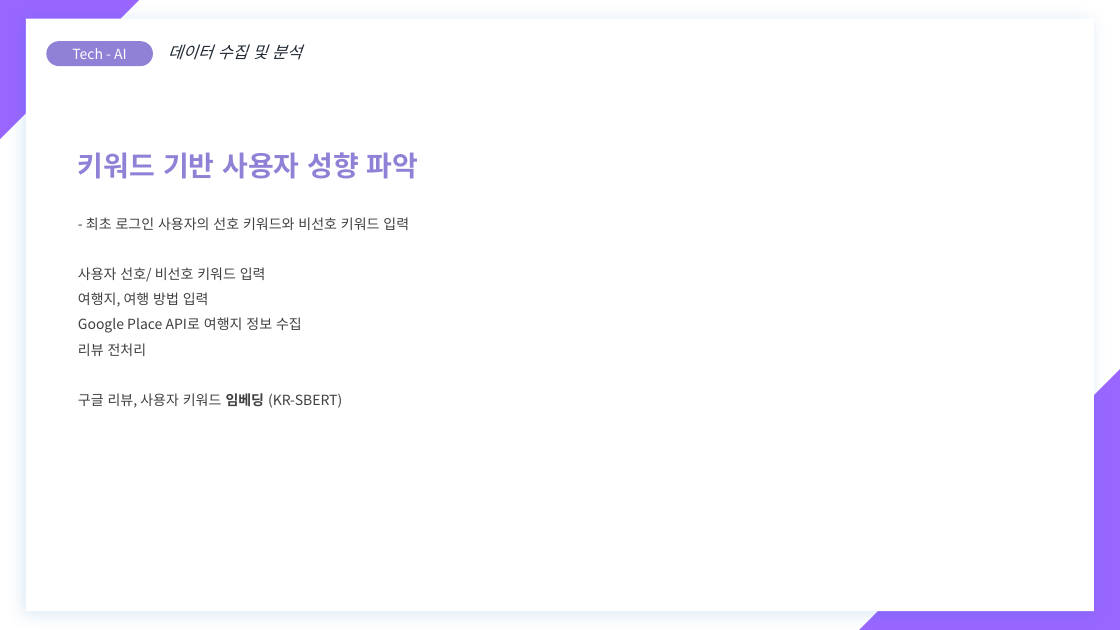
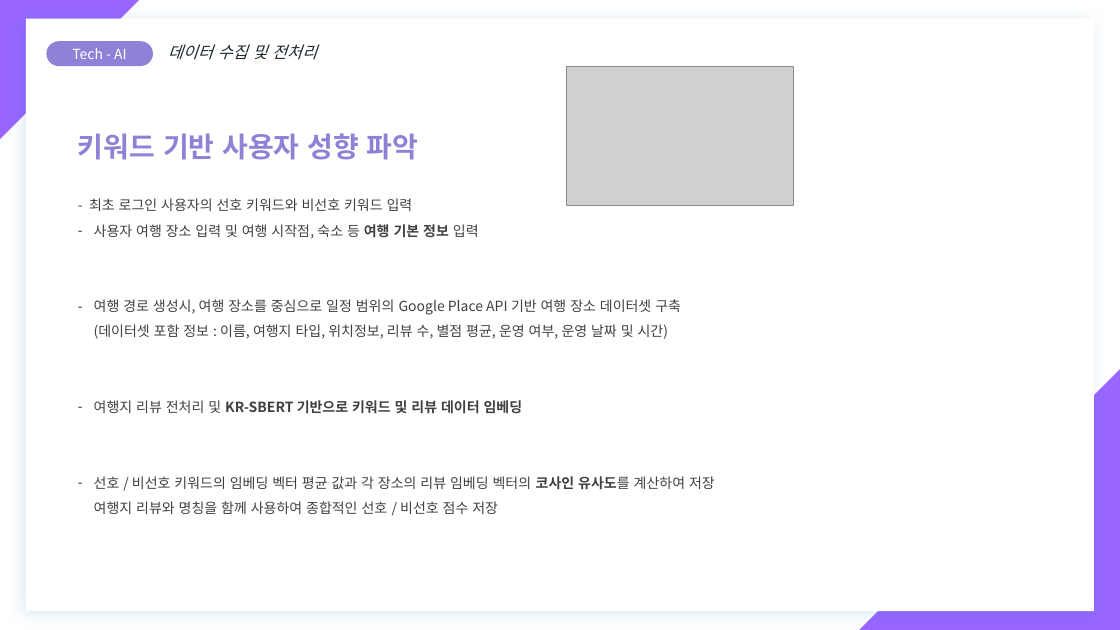
Before and after one commit to YeongIn-Hwang/2025_AI_Academic-Festival, a slide deck: slide 9 of Voyage.pptx. Drawn at 1120x630 pixels with LibreOffice and Linux fonts; fonts in the diff are those of the drawing; grey boxes stand for pictures. Boxes give left, top, right and bottom in pixels: in the first picture for what was removed or moved away, otherwise in the second. Text is boxed around its words. In the diff, an @@ line names an element or a change of style, - is before the commit and + after.

```diff
--- a/Voyage.pptx
+++ b/Voyage.pptx
@@ text at box(168, 44, 317, 60): text changed @@
-    데이터 수집 및 분석
+    데이터 수집 및 전처리
@@ picture added at box(566, 66, 793, 206) @@
@@ text "키워드 기반 사용자 성향 파악": place and size @@
-text "키워드 기반 사용자 성향 파악" at box(78, 152, 419, 408)
+text "키워드 기반 사용자 성향 파악" at box(78, 133, 715, 514)
@@ text at box(94, 224, 715, 514): text changed @@
-사용자 선호/ 비선호 키워드 입력
-여행지, 여행 방법 입력
-Google Place API로 여행지 정보 수집
-리뷰 전처리
-구글 리뷰, 사용자 키워드 임베딩 (KR-SBERT)
+– 사용자 여행 장소 입력 및 여행 시작점, 숙소 등 여행 기본 정보 입력
+– 여행 경로 생성시, 여행 장소를 중심으로 일정 범위의 Google Place API 기반 여행 장소 데이터셋 구축
+  (데이터셋 포함 정보 : 이름, 여행지 타입, 위치정보, 리뷰 수, 별점 평균, 운영 여부, 운영 날짜 및 시간)
+– 여행지 리뷰 전처리 및 KR-SBERT 기반으로 키워드 및 리뷰 데이터 임베딩
+– 선호 / 비선호 키워드의 임베딩 벡터 평균 값과 각 장소의 리뷰 임베딩 벡터의 코사인 유사도를 계산하여 저장
+  여행지 리뷰와 명칭을 함께 사용하여 종합적인 선호 / 비선호 점수 저장
```
Also in this commit, not shown: 1 other slide changed, 6 slides added, 5 slides removed, 3 other files.
